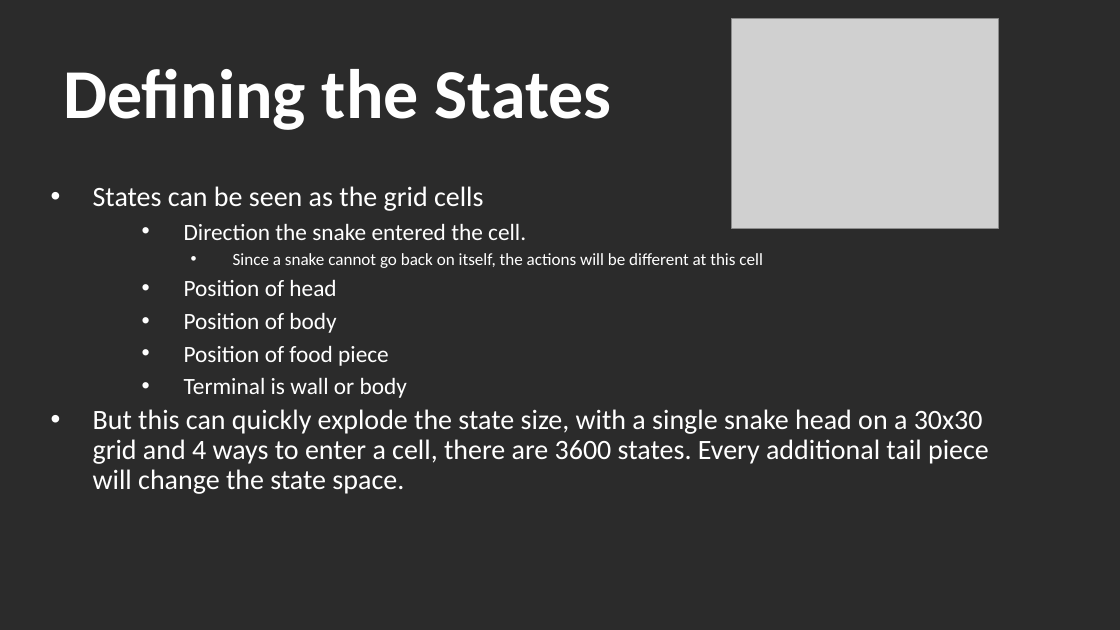
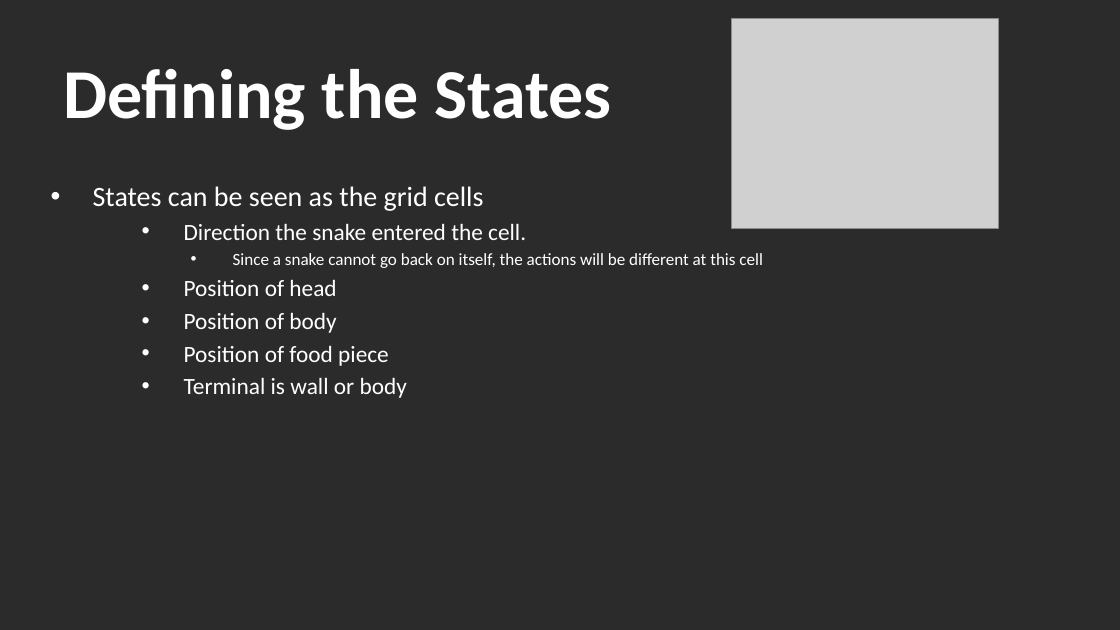
Before and after one commit to tlagore/ece559b_project, a slide deck: slide 3 of presentation/ece559b_presentation.pptx. Drawn at 1120x630 pixels with LibreOffice and Linux fonts; fonts in the diff are those of the drawing; grey boxes stand for pictures; background and template pictures are left out; a plain dark background stands for a picture behind light text. Boxes give left, top, right and bottom in pixels: in the first picture for what was removed or moved away, otherwise in the second. Text is boxed around its words. In the diff, an @@ line names an element or a change of style, - is before the commit and + after.

```diff
--- a/presentation/ece559b_presentation.pptx
+++ b/presentation/ece559b_presentation.pptx
@@ text at box(93, 409, 989, 494): paragraph removed @@
-• But this can quickly explode the state size, with a single snake head on a 30x30 grid and 4 ways to enter a cell, there are 3600 states. Every additional tail piece will change the state space.
```
Also in this commit, not shown: 5 other slides changed, 1 slide added, 3 other files.
